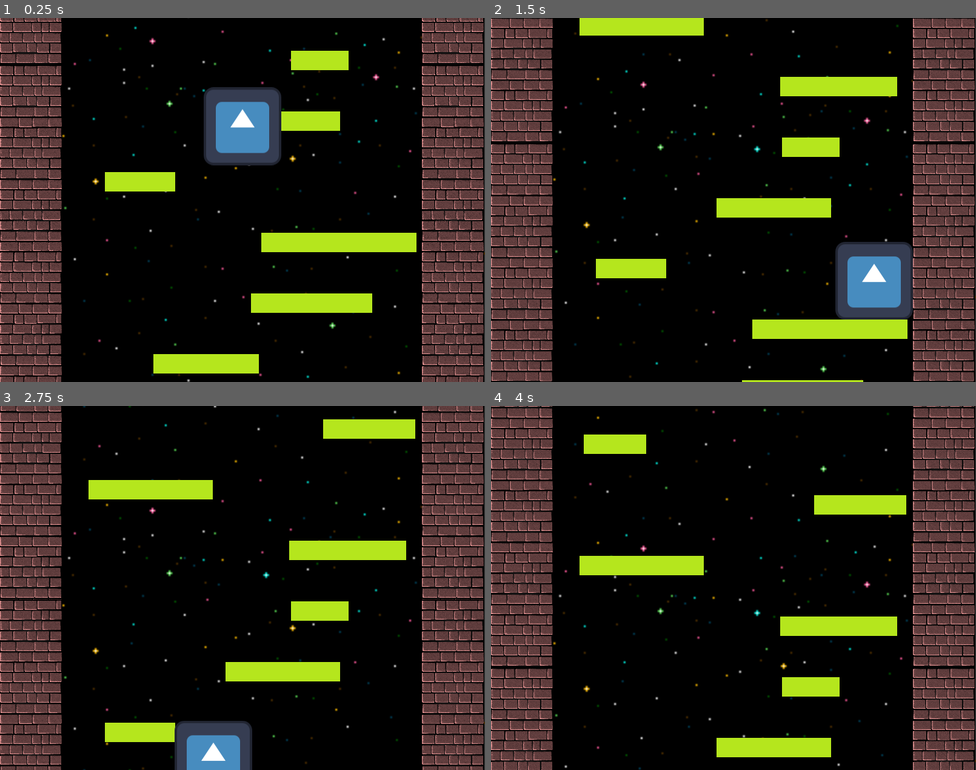
Above: before the commit, frames 1-4 (two rows, left to right).
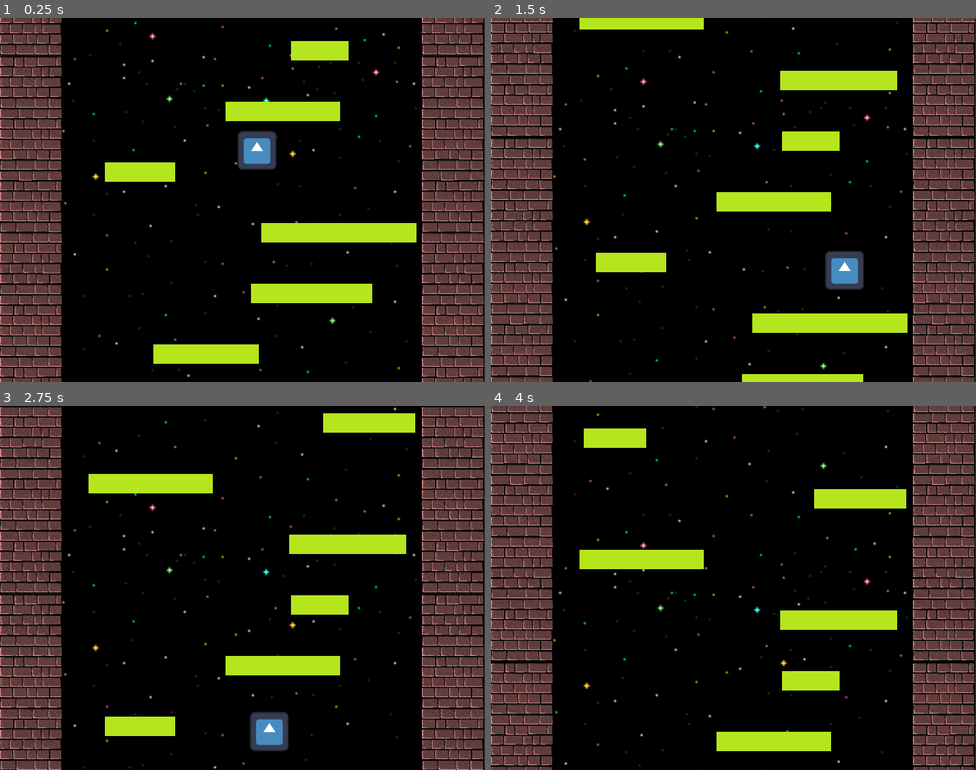
Above: after the commit, the same moments.

Repository: arko-poet/godot-games
Game: Godot game, scene res://tower.tscn
The game is run twice, just before and just after one commit, with the same random seed, the same clock (stepped at 60 frames per second) and the same inputs. Before the commit the project has no main scene; this scene is started directly in both runs. The engine's default icon, where the game draws it, is replaced by a stand-in: a white triangle on a blue panel in a dark square.
Inputs:
- Up to frame 1 (0.25 s): no input
- Up to frame 2 (1.5 s): hold Space (jump, bound only after the commit) 0.53-1.28 s; hold D (move_right) from 0.53 s (still down); tap Space (jump, bound only after the commit) at 1.35 s
- Up to frame 3 (2.75 s): tap Space (jump, bound only after the commit) at 1.52, 1.82 s; release D (move_right) at 2.03 s; hold A (move_left) from 2.03 s (still down); hold Space (jump, bound only after the commit) from 2.03 s (still down)
- Up to frame 4 (4 s): release A (move_left) at 2.78 s; release Space (jump, bound only after the commit) at 2.78 s; hold D (move_right) from 2.78 s (still down); tap Space (jump, bound only after the commit) at 2.85, 3.02, 3.32 s; hold Space (jump, bound only after the commit) from 3.53 s (still down)

The runs differ from the first frame. In frame 1, 24% of the frame differs, in the area x 0-100%, y 0-100%; in frame 2, 22%; in frame 3, 21%; in frame 4, 18%.

Commit message:
feat(tower): player movement and wall bouncing

Diff:
--- a/tower/player.gd
+++ b/tower/player.gd
@@ -1,12 +1,26 @@
 extends CharacterBody2D
 
+const HORIZONTAL_ACCELERATION := 900
+const MAX_SPEED := 500
+const JUMP_IMPULSE := 500
 
-func _physics_process(_delta: float) -> void:
-	if Input.is_action_pressed("move_left"):
-		velocity.x = -400
-	if Input.is_action_pressed("move_right"):
-		velocity.x = 400
-	if Input.is_action_pressed("move_up"):
-		velocity.y = -400
-	velocity += get_gravity() * _delta
+func _physics_process(delta: float) -> void:
+	# horizontal movement
+	var dx := Input.get_axis("move_left", "move_right")
+	velocity.x = move_toward(velocity.x, dx * MAX_SPEED, HORIZONTAL_ACCELERATION * delta)
+
+	# vertical movement
+	var dy := 0.0
+	if Input.is_action_pressed("jump") and is_on_floor():
+		dy -= JUMP_IMPULSE + abs(velocity.x)
+	dy += get_gravity().y * delta
+	velocity.y += dy
+
+	# wall collision
+	var pre_collision_velocity := velocity
 	move_and_slide()
+	for i in get_slide_collision_count():
+		var collision = get_slide_collision(i)
+		if collision.get_collider().is_in_group("walls"):
+			velocity = pre_collision_velocity.bounce(collision.get_normal())
+			break
--- a/tower/project.godot
+++ b/tower/project.godot
@@ -11,6 +11,7 @@
 [application]
 
 config/name="tower"
+run/main_scene="uid://ca5eirs1pfuvp"
 config/features=PackedStringArray("4.6", "Forward Plus")
 config/icon="res://icon.svg"
 
@@ -21,9 +22,9 @@
 
 [input]
 
-move_up={
+jump={
 "deadzone": 0.2,
-"events": [Object(InputEventKey,"resource_local_to_scene":fa …(140 unchanged characters)… d":false,"keycode":0,"physical_keycode":87,"key_label":0,"unicode":119,"location":0,"echo":false,"script":null)
+"events": [Object(InputEventKey,"resource_local_to_scene":fa …(140 unchanged characters)… d":false,"keycode":0,"physical_keycode":32,"key_label":0,"unicode":32,"location":0,"echo":false,"script":null)
 ]
 }
 move_left={
--- a/tower/tower.gd
+++ b/tower/tower.gd
@@ -2,13 +2,13 @@
 
 const SCROLL_SPEED = 100
 const FLOOR_SCENE := preload("res://floor.tscn")
-const FLOOR_COUNT := 20
+const FLOOR_COUNT := 10
 const FLOOR_SPACING := 100
 const FLOOR_HEIGHT := 32
 const MIN_FLOOR_WIDTH := 64
 const MAX_FLOOR_WIDTH := 256
 const MAX_CAMERA_BOOST := 4.0
-const WALL_WIDTH := 102.4
+const WALL_WIDTH := 102.4 # TODO set actual wall width to this
 
 var floors : Array[Floor] = []
 var viewport_size : Vector2
@@ -46,11 +46,13 @@
 		floors.push_back(first_floor)
 
 
-## i is an index representing position of Floor in array
-## i is only used when initialising floors Array
+## i is an index representing position of Floor in floors Array
+## i is only meant to be used when initialising floors Array
 ## i defaults to FLOOR_COUNT so that it can be repositioned to the top of Array
 func _set_floor_properties(f: Floor, i: int = FLOOR_COUNT):
 	var width := randi_range(MIN_FLOOR_WIDTH, MAX_FLOOR_WIDTH)
+	if i == 0:
+		width = 800
 	f.set_size(Vector2(width, FLOOR_HEIGHT))
 	f.position.y -= FLOOR_SPACING * i
 	var x_offset = WALL_WIDTH + width * 0.5
--- a/tower/tower.tscn
+++ b/tower/tower.tscn
@@ -3,15 +3,10 @@
 [ext_resource type="Texture2D" uid="uid://c084ile7r2hh0" path="res://sprites/black_background.png" id="1_stebd"]
 [ext_resource type="Texture2D" uid="uid://ctq8t6bmq6wkv" path="res://sprites/stars.png" id="1_vedim"]
 [ext_resource type="Script" uid="uid://ciu6xd7wu5kar" path="res://tower.gd" id="3_stebd"]
+[ext_resource type="PackedScene" uid="uid://41g30sm1ekt3" path="res://wall.tscn" id="4_4ibu2"]
 [ext_resource type="Texture2D" uid="uid://dvl5oqupugse3" path="res://sprites/brick_wall.png" id="4_jbe1c"]
 [ext_resource type="Script" uid="uid://dlk4ojdr4qufi" path="res://player.gd" id="5_lny5m"]
 [ext_resource type="Texture2D" uid="uid://bjwsakoadnovr" path="res://icon.svg" id="6_4ibu2"]
-
-[sub_resource type="RectangleShape2D" id="RectangleShape2D_jbe1c"]
-size = Vector2(104, 600)
-
-[sub_resource type="RectangleShape2D" id="RectangleShape2D_vxmma"]
-size = Vector2(104, 600)
 
 [sub_resource type="RectangleShape2D" id="RectangleShape2D_tdbe0"]
 size = Vector2(128, 128)
@@ -36,21 +31,10 @@
 [node name="Camera" type="Camera2D" parent="." unique_id=297675335]
 anchor_mode = 0
 
-[node name="LeftWall" type="StaticBody2D" parent="Camera" unique_id=1024174384]
-collision_layer = 2
-collision_mask = 0
+[node name="LeftWall" parent="Camera" unique_id=1921364991 groups=["walls"] instance=ExtResource("4_4ibu2")]
 
-[node name="Collision" type="CollisionShape2D" parent="Camera/LeftWall" unique_id=1218415816]
-position = Vector2(52, 300)
-shape = SubResource("RectangleShape2D_jbe1c")
-
-[node name="RightWall" type="StaticBody2D" parent="Camera" unique_id=1440512667]
-collision_layer = 2
-collision_mask = 0
-
-[node name="Collision" type="CollisionShape2D" parent="Camera/RightWall" unique_id=710097485]
-position = Vector2(748, 300)
-shape = SubResource("RectangleShape2D_vxmma")
+[node name="RightWall" parent="Camera" unique_id=1123579263 groups=["walls"] instance=ExtResource("4_4ibu2")]
+position = Vector2(696, 0)
 
 [node name="ParallaxWalls" type="Parallax2D" parent="." unique_id=519988515]
 scroll_scale = Vector2(0.9, 0.9)
@@ -58,6 +42,7 @@
 
 [node name="LeftWallSprite" type="Sprite2D" parent="ParallaxWalls" unique_id=182090050]
 texture_repeat = 2
+position = Vector2(1.5258789e-05, -7.6293945e-06)
 scale = Vector2(0.1, 0.1)
 texture = ExtResource("4_jbe1c")
 centered = false
@@ -75,14 +60,16 @@
 
 [node name="Player" type="CharacterBody2D" parent="." unique_id=314330960]
 z_index = 1
-position = Vector2(400, 64)
+position = Vector2(424, 120)
 scale = Vector2(1, 1.0024438)
 collision_mask = 6
 script = ExtResource("5_lny5m")
 metadata/_edit_group_ = true
 
 [node name="Sprite2D" type="Sprite2D" parent="Player" unique_id=1807186779]
+scale = Vector2(0.5, 0.5)
 texture = ExtResource("6_4ibu2")
 
 [node name="CollisionShape2D" type="CollisionShape2D" parent="Player" unique_id=61578451]
+scale = Vector2(0.5, 0.5)
 shape = SubResource("RectangleShape2D_tdbe0")
--- /dev/null
+++ b/tower/wall.tscn
@@ -0,0 +1,12 @@
+[gd_scene format=3 uid="uid://41g30sm1ekt3"]
+
+[sub_resource type="RectangleShape2D" id="RectangleShape2D_oh6kn"]
+size = Vector2(104, 600)
+
+[node name="Wall" type="StaticBody2D" unique_id=1921364991]
+collision_layer = 2
+collision_mask = 0
+
+[node name="Collision" type="CollisionShape2D" parent="." unique_id=1012982515]
+position = Vector2(52, 300)
+shape = SubResource("RectangleShape2D_oh6kn")
